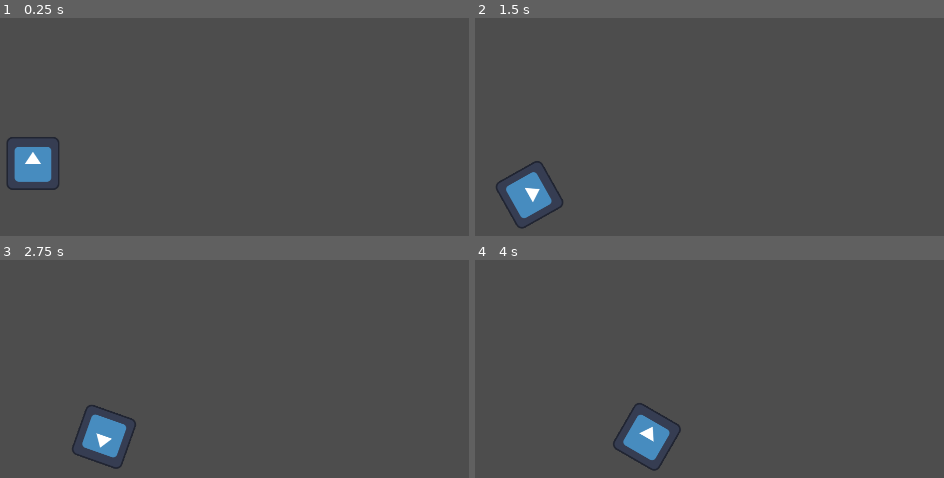
Above: before the commit, frames 1-4 (two rows, left to right).
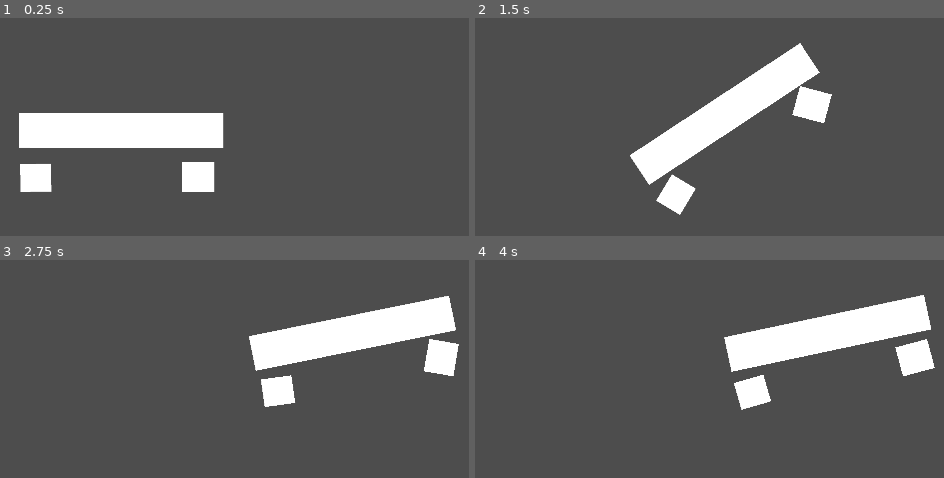
Above: after the commit, the same moments.

Repository: super-Colin/Hill-Drivers-Godot
Game: Godot game, scene res://game.tscn
Same seed, same stepped clock (60 frames per second), same inputs: the game is played once before the commit and once after it. The engine's default icon, where the game draws it, is replaced by a stand-in: a white triangle on a blue panel in a dark square.
Inputs:
- Up to frame 1 (0.25 s): no input
- Up to frame 2 (1.5 s): hold Space (Gas, bound only before the commit) 0.53-1.28 s; hold Shift (Reverse) from 1.28 s (still down); tap Space (Gas, bound only before the commit) at 1.35 s
- Up to frame 3 (2.75 s): release Shift (Reverse) at 2.03 s; hold Space (Gas, bound only before the commit) from 2.03 s (still down)
- Up to frame 4 (4 s): release Space (Gas, bound only before the commit) at 2.78 s; tap Space (Gas, bound only before the commit) at 2.85 s; hold Shift (Reverse) from 3.53 s (still down); hold Space (Gas, bound only before the commit) from 3.53 s (still down)

The runs differ from the first frame. In frame 1, 9.7% of the frame differs, in the area x 1-48%, y 43-80%; in frame 2, 11%, in the area x 4-77%, y 11-97%; in frame 3, 11%; in frame 4, 11%.

Commit message:
Working with spring joint suspension!!

Diff:
--- a/Car.gd
+++ b/Car.gd
@@ -1,21 +1,37 @@
-extends RigidBody2D
+extends Skeleton2D
+
+# --- Car settings (Upgradable) ---
+var width = 6
+var suspentionHeight = 4
+var tireSize = 3
+var enginePower = 1000
+var maxFuel = 100
+# ---------------------------------
+
+# ------ Current run vars ---------
+var remainingFuel = 0
+# ===
+func resetCurrentRunVars():
+	remainingFuel = maxFuel
+# ---------------------------------
+
+# ------- Physics vars ------------
+# Acceleration
+var forwardAcceleration = 0.0
+var reverseAcceleration = 0.0
+# ===
+
+# ---------------------------------
 
 
 
-var width = 6
-var suspentionHeight = 4
-var tireSize = 3
-var enginePower = 100
-var maxFuel = 100
 
-var remainingFuel = 0
-
-
-# Called when the node enters the scene tree for the first time.
 func _ready():
-	#add_constant_torque(100000.0)
-	can_sleep = false
-	pass # Replace with function body.
+	#$'.'.custom_integrator  = true
+	$'.'.can_sleep = false # This is the player after all...
+	%Body.can_sleep = false # This is the player after all...
+	%FrontTire.can_sleep = false # This is the player after all...
+	%BackTire.can_sleep = false # This is the player after all...
 
 
 # Called every frame. 'delta' is the elapsed time since the previous frame.
@@ -24,18 +40,29 @@
 
 
 func _physics_process(_delta):
-	print(_delta)
+	#print(_delta)
+	#_integrate_forces($'.'.state)
+	if Input.is_action_pressed("Forward"):
+		print("going forward")
+		%FrontTire.apply_torque(getEngineInput())
+		%BackTire.apply_torque(getEngineInput())
+	else: if Input.is_action_pressed("Reverse"):
+		%FrontTire.apply_torque(getEngineInput() * -0.5)
+		%BackTire.apply_torque(getEngineInput() * -0.5)
 	pass
 
 
 func _integrate_forces(state):
-	if Input.is_action_pressed("Gas"):
+	print("_integrate_forces")
+	if Input.is_action_pressed("Forward"):
 		print("going forward")
-		state.apply_torque(getEngineInput())
-	#else: if Input.is_action_pressed("Reverse"):
-
+		%FrontTire.apply_torque(getEngineInput())
+		%BackTire.apply_torque(getEngineInput())
+	else: if Input.is_action_pressed("Reverse"):
+		%FrontTire.apply_torque(getEngineInput() * -0.5)
+		%BackTire.apply_torque(getEngineInput() * -0.5)
 	#apply_torque(10000.0)
-	#print(state)
+	print(state)
 
 
 func getEngineInput()->float:
--- a/car.tscn
+++ b/car.tscn
@@ -1,16 +1,128 @@
-[gd_scene load_steps=4 format=3 uid="uid://bihbipx5ilscp"]
+[gd_scene load_steps=6 format=3 uid="uid://bihbipx5ilscp"]
 
 [ext_resource type="Script" path="res://Car.gd" id="1_ygs4g"]
 [ext_resource type="Texture2D" uid="uid://br8a4n378f42w" path="res://icon.svg" id="2_mwtfj"]
 
+[sub_resource type="PhysicsMaterial" id="PhysicsMaterial_icikf"]
+absorbent = true
+
+[sub_resource type="RectangleShape2D" id="RectangleShape2D_40s3u"]
+size = Vector2(507, 101)
+
 [sub_resource type="CircleShape2D" id="CircleShape2D_fl6mm"]
 radius = 49.0408
 
-[node name="Car" type="RigidBody2D"]
+[node name="Car" type="Skeleton2D"]
 script = ExtResource("1_ygs4g")
 
 [node name="Icon" type="Sprite2D" parent="."]
+visible = false
 texture = ExtResource("2_mwtfj")
 
-[node name="CollisionShape2D" type="CollisionShape2D" parent="."]
+[node name="Body" type="RigidBody2D" parent="."]
+unique_name_in_owner = true
+mass = 0.64
+physics_material_override = SubResource("PhysicsMaterial_icikf")
+
+[node name="CollisionShape2D" type="CollisionShape2D" parent="Body"]
+shape = SubResource("RectangleShape2D_40s3u")
+
+[node name="ColorRect" type="ColorRect" parent="Body"]
+offset_left = -246.0
+offset_top = -44.0
+offset_right = 245.0
+offset_bottom = 41.0
+
+[node name="BackTire" type="RigidBody2D" parent="."]
+unique_name_in_owner = true
+position = Vector2(-201, 141)
+
+[node name="CollisionShape2D2" type="CollisionShape2D" parent="BackTire"]
 shape = SubResource("CircleShape2D_fl6mm")
+
+[node name="ColorRect" type="ColorRect" parent="BackTire"]
+anchors_preset = 8
+anchor_left = 0.5
+anchor_top = 0.5
+anchor_right = 0.5
+anchor_bottom = 0.5
+offset_left = -37.0
+offset_top = -33.5
+offset_right = 37.0
+offset_bottom = 33.5
+grow_horizontal = 2
+grow_vertical = 2
+metadata/_edit_use_anchors_ = true
+
+[node name="FrontTire" type="RigidBody2D" parent="."]
+unique_name_in_owner = true
+position = Vector2(178, 141)
+
+[node name="CollisionShape2D" type="CollisionShape2D" parent="FrontTire"]
+shape = SubResource("CircleShape2D_fl6mm")
+
+[node name="ColorRect" type="ColorRect" parent="FrontTire"]
+anchors_preset = 8
+anchor_left = 0.5
+anchor_top = 0.5
+anchor_right = 0.5
+anchor_bottom = 0.5
+offset_left = -39.5
+offset_top = -36.0
+offset_right = 39.5
+offset_bottom = 36.0
+grow_horizontal = 2
+grow_vertical = 2
+metadata/_edit_use_anchors_ = true
+
+[node name="SuspensionRear" type="DampedSpringJoint2D" parent="."]
+position = Vector2(-201, 40)
+node_a = NodePath("../Body")
+node_b = NodePath("../BackTire")
+length = 100.0
+rest_length = 50.0
+stiffness = 64.0
+
+[node name="SuspensionMiddleRear" type="DampedSpringJoint2D" parent="."]
+position = Vector2(-30, 38)
+rotation = 1.02102
+node_a = NodePath("../Body")
+node_b = NodePath("../BackTire")
+length = 200.0
+rest_length = 180.0
+stiffness = 64.0
+
+[node name="SuspensionMiddleRearUpper" type="DampedSpringJoint2D" parent="."]
+position = Vector2(-102, -32)
+rotation = 0.523599
+node_a = NodePath("../Body")
+node_b = NodePath("../BackTire")
+length = 200.0
+rest_length = 180.0
+stiffness = 64.0
+
+[node name="SuspensionMiddleFront2" type="DampedSpringJoint2D" parent="."]
+position = Vector2(8, 37)
+rotation = -1.02102
+node_a = NodePath("../Body")
+node_b = NodePath("../FrontTire")
+length = 200.0
+rest_length = 180.0
+stiffness = 64.0
+
+[node name="SuspensionMiddleFrontUpper" type="DampedSpringJoint2D" parent="."]
+position = Vector2(80, -33)
+rotation = -0.523599
+node_a = NodePath("../Body")
+node_b = NodePath("../FrontTire")
+length = 200.0
+rest_length = 180.0
+stiffness = 64.0
+
+[node name="SuspensionFront" type="DampedSpringJoint2D" parent="."]
+position = Vector2(180, 40)
+node_a = NodePath("../Body")
+node_b = NodePath("../FrontTire")
+length = 100.0
+rest_length = 50.0
+stiffness = 64.0
--- a/game.tscn
+++ b/game.tscn
@@ -19,6 +19,8 @@
 anchors_preset = 15
 anchor_right = 1.0
 anchor_bottom = 1.0
+offset_left = -45.0
+offset_right = -45.0
 grow_horizontal = 2
 grow_vertical = 2
 size_flags_horizontal = 4
@@ -29,11 +31,22 @@
 position = Vector2(1043, 940)
 shape = SubResource("RectangleShape2D_g8h5y")
 
-[node name="Car" parent="." instance=ExtResource("2_axb3p")]
-position = Vector2(120, 586)
-
 [node name="StaticBody2D2" type="StaticBody2D" parent="."]
+visible = false
 
 [node name="CollisionShape2D" type="CollisionShape2D" parent="StaticBody2D2"]
 position = Vector2(865, 744)
 shape = SubResource("CapsuleShape2D_tng6c")
+
+[node name="StaticBody2D3" type="StaticBody2D" parent="."]
+
+[node name="CollisionPolygon2D" type="CollisionPolygon2D" parent="StaticBody2D3"]
+visible = false
+polygon = PackedVector2Array(478, 767, 740, 722, 865, 643, 997, 726, 1239, 740, 880, 866)
+
+[node name="CollisionShape2D" type="CollisionPolygon2D" parent="StaticBody2D3"]
+position = Vector2(-930, 11)
+polygon = PackedVector2Array(863, 646, 831, 651, 805, 663, 789, 676, 775, 690, 751, 708, 723, 719, 686, 728, 643, 734, 585, 737, 739, 762, 812, 826, 1025, 808, 1084, 746, 1488, 836, 1761, 746, 2482, 780, 3077, 819, 3355, 502, 3164, 40, 2937, 116, 2871, 286, 2774, 371, 2673, 403, 2513, 344, 2378, 340, 2264, 409, 2207, 485, 2135, 537, 2017, 538, 1933, 497, 1861, 474, 1745, 545, 1650, 624, 1568, 674, 1505, 720, 1433, 741, 1220, 736, 1175, 735, 1150, 732, 1108, 730, 1041, 721, 1009, 713, 977, 707, 953, 694, 940, 680, 918, 661, 884, 651)
+
+[node name="Car" parent="." instance=ExtResource("2_axb3p")]
+position = Vector2(333, 486)
--- a/project.godot
+++ b/project.godot
@@ -22,7 +22,7 @@
 
 [input]
 
-Gas={
+Forward={
 "deadzone": 0.5,
 "events": [Object(InputEventKey,"resource_local_to_scene":false,"resource_name":"","device":-1,"window_id":0,"alt_pressed":false,"shift_pressed":false,"ctrl_pressed":false,"meta_pressed":false,"pressed":false,"keycode":0,"physical_keycode":32,"key_label":0,"unicode":32,"echo":false,"script":null)
 , Object(InputEventKey,"resource_local_to_scene":false,"resource_name":"","device":-1,"window_id":0,"alt_pressed":false,"shift_pressed":false,"ctrl_pressed":false,"meta_pressed":false,"pressed":false,"keycode":0,"physical_keycode":4194321,"key_label":0,"unicode":0,"echo":false,"script":null)
